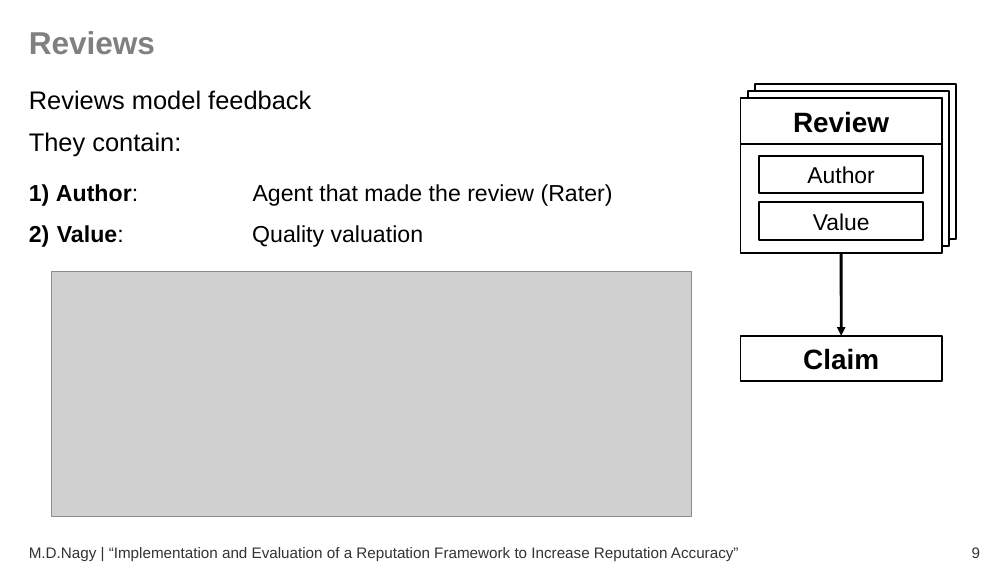
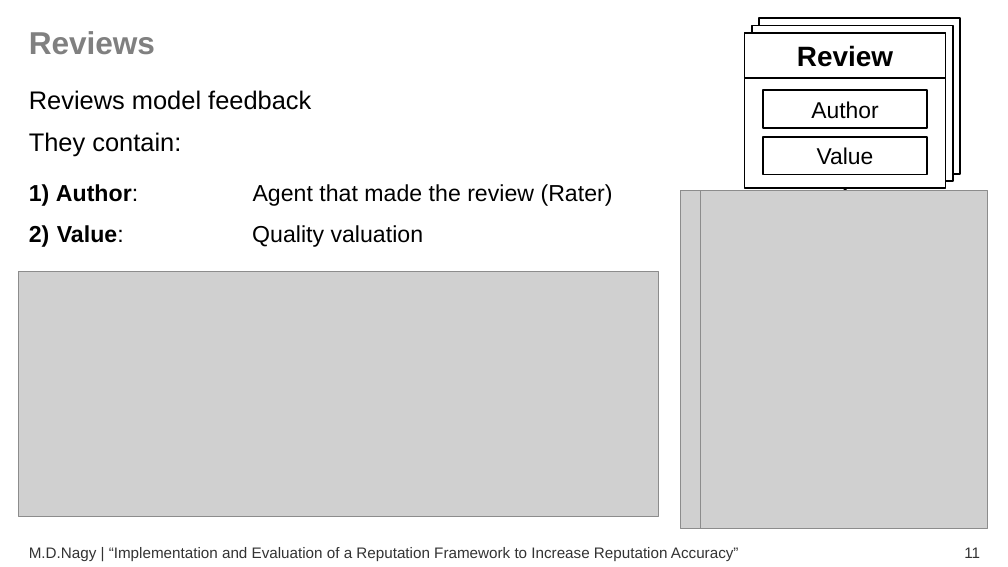
Before and after one commit to donatmarton/pyrepsys, a slide deck: slide 11 of thesis/mt-donat/pres/pres.odp (slide 9 before the commit). Drawn at 1008x567 pixels with LibreOffice and Linux fonts; fonts in the diff are those of the drawing; grey boxes stand for pictures. Boxes give left, top, right and bottom in pixels: in the first picture for what was removed or moved away, otherwise in the second. Text is boxed around its words. In the diff, an @@ line names an element or a change of style, - is before the commit and + after.

```diff
--- a/thesis/mt-donat/pres/pres.odp
+++ b/thesis/mt-donat/pres/pres.odp
@@ 4 rectangles: place and size @@
-4 rectangles at [741,91,949,246]
+4 rectangles at [745,26,953,181]
@@ rectangle: place and size @@
-rectangle at [741,98,942,253]
+rectangle at [759,18,960,174]
@@ rectangle: place and size @@
-rectangle at [756,83,957,239]
+rectangle at [745,33,946,188]
@@ arrow moved from (842, 254) - (842, 336) to (845, 137) - (845, 220) @@
@@ picture added at [681,190,700,529] @@
@@ picture added at [694,190,988,529] @@
@@ picture: place and size @@
-picture at [51,272,692,517]
+picture at [18,272,659,517]
@@ rectangle removed at [741,336,942,381] @@
-Claim
@@ page number at [964,547,980,558]: text changed @@
-9
+11
```
Also in this commit, not shown: 4 other slides changed, 2 slides added.
